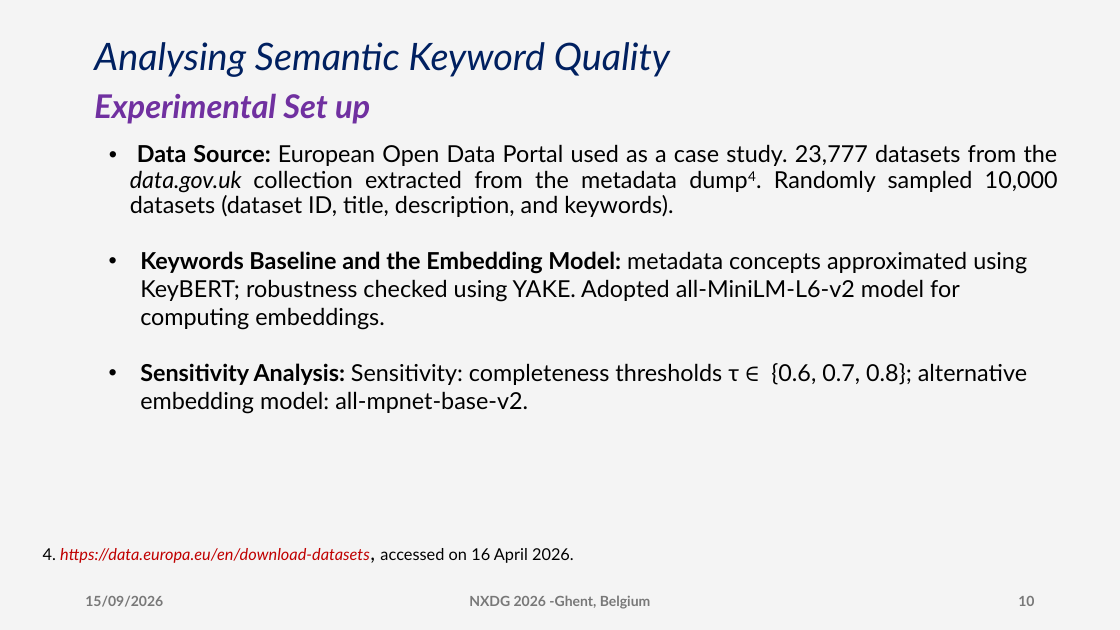
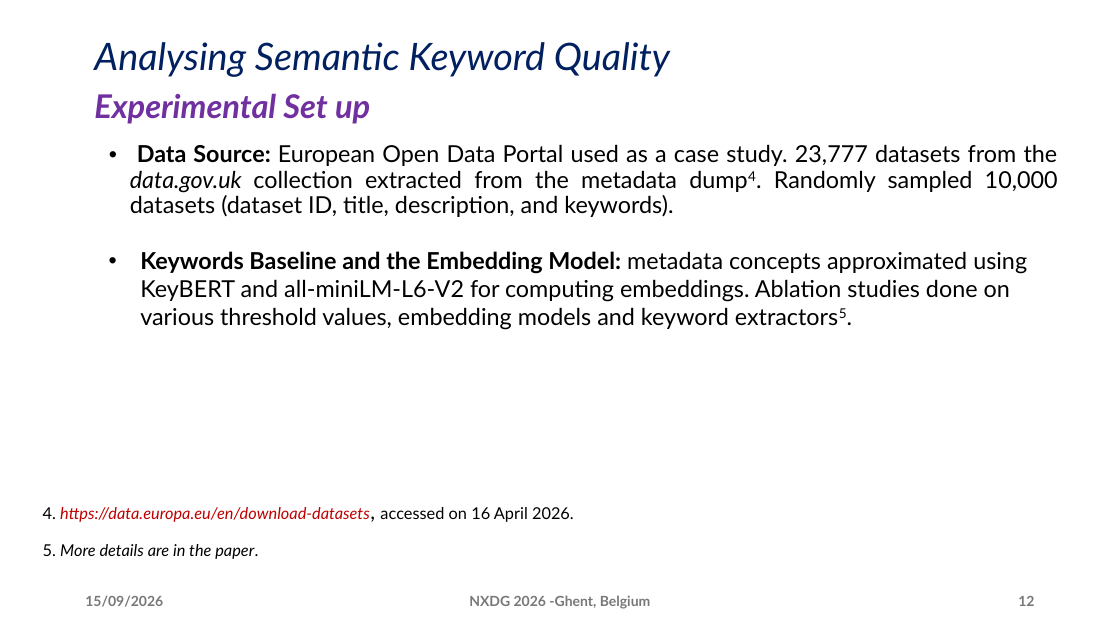
Before and after one commit to DeperiasKerre/deperiaskerre.github.io, a slide deck: slide 12 of slides/nxdg_2026_Deperias.pptx (slide 10 before the commit). Drawn at 1120x630 pixels with LibreOffice and Linux fonts; fonts in the diff are those of the drawing. Boxes give left, top, right and bottom in pixels: in the first picture for what was removed or moved away, otherwise in the second. Text is boxed around its words. In the diff, an @@ line names an element or a change of style, - is before the commit and + after.

```diff
--- a/slides/nxdg_2026_Deperias.pptx
+++ b/slides/nxdg_2026_Deperias.pptx
@@ background #D1D1D1 at 23% opacity to #FFFFFF @@
@@ text at [140, 251, 1027, 330]: text changed @@
-• Keywords Baseline and the Embedding Model: metadata concepts approximated using KeyBERT; robustness checked using YAKE. Adopted all-MiniLM-L6-v2 model for computing embeddings.
-• Sensitivity Analysis: Sensitivity: completeness thresholds τ ∈ {0.6, 0.7, 0.8}; alternative embedding model: all-mpnet-base-v2.
+• Keywords Baseline and the Embedding Model: metadata concepts approximated using KeyBERT and all-miniLM-L6-V2 for computing embeddings. Ablation studies done on various threshold values, embedding models and keyword extractors5.
@@ text "4. https://data.europa.eu/en/download-datasets, accessed on  ...": place and size @@
-text "4. https://data.europa.eu/en/download-datasets, accessed on  ..." at [43, 548, 574, 563]
+text "4. https://data.europa.eu/en/download-datasets, accessed on  ..." at [43, 507, 574, 522]
@@ text added at [43, 544, 258, 559], 14 pt, text #000000, italic @@
+5. More details are in the paper.
@@ page number at [1018, 596, 1034, 606]: text changed @@
-10
+12
```
Also in this commit, not shown: 17 other slides changed, 3 slides added.
